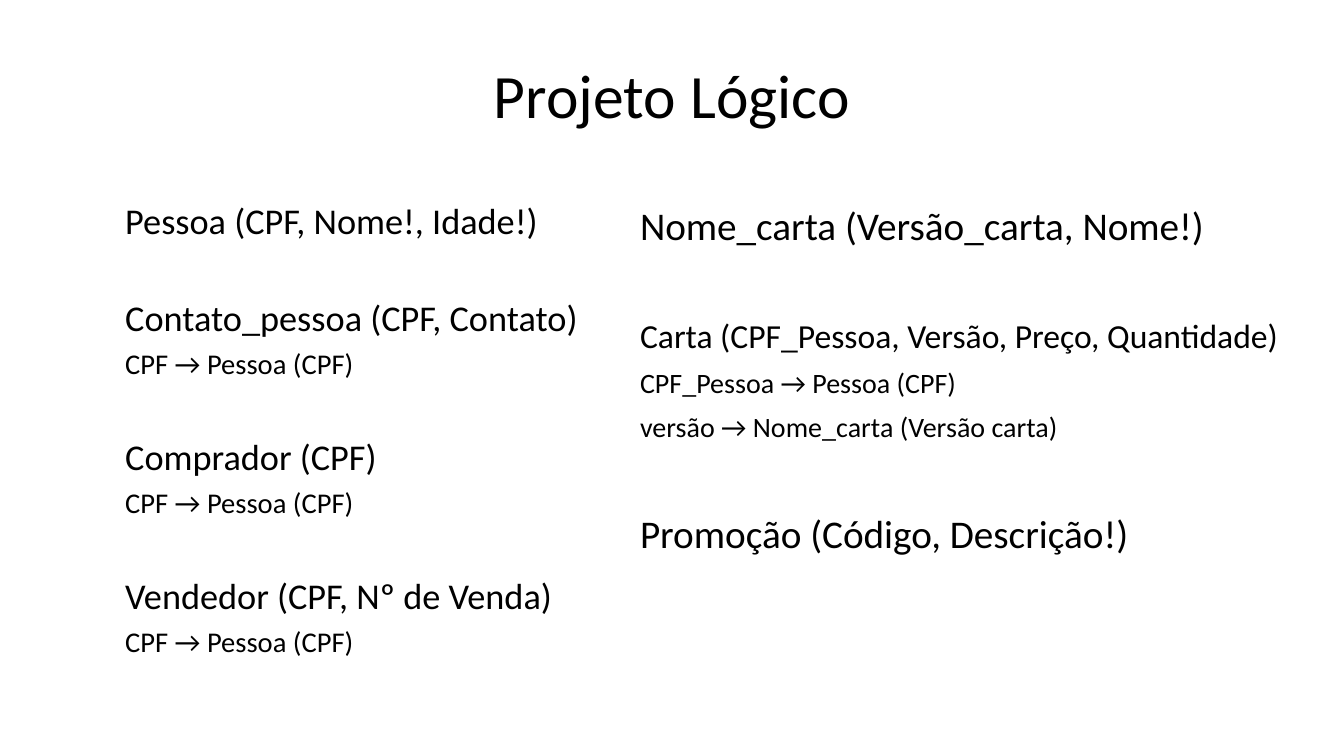
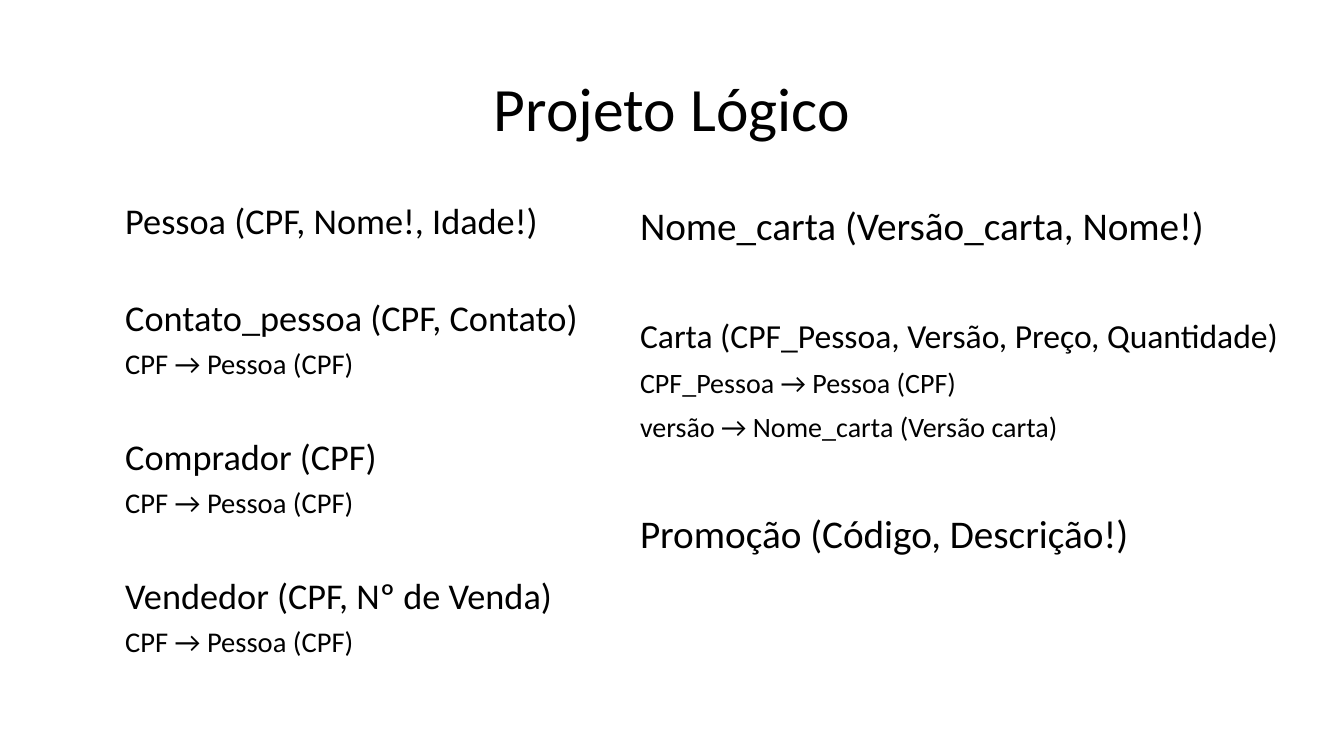
Before and after one commit to Lrs50/Espaco_do_Duelista, a slide deck: slide 5 of Mercado das Cartas.pptx. Drawn at 1344x756 pixels with LibreOffice and Linux fonts; fonts in the diff are those of the drawing. Boxes give left, top, right and bottom in pixels: in the first picture for what was removed or moved away, otherwise in the second. Text is boxed around its words. In the diff, an @@ line names an element or a change of style, - is before the commit and + after.

```diff
--- a/Mercado das Cartas.pptx
+++ b/Mercado das Cartas.pptx
@@ title "Projeto Lógico": place and size @@
-title "Projeto Lógico" at (494,75,849,129)
+title "Projeto Lógico" at (494,88,849,142)
```
Also in this commit, not shown: 1 other file.
